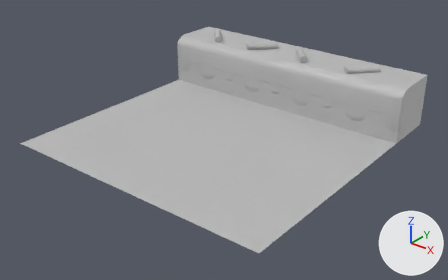
A saved change to the FBX model Assets/3_Scena 3D/Meshes/Tiles/SM_Tile_Wall.fbx.
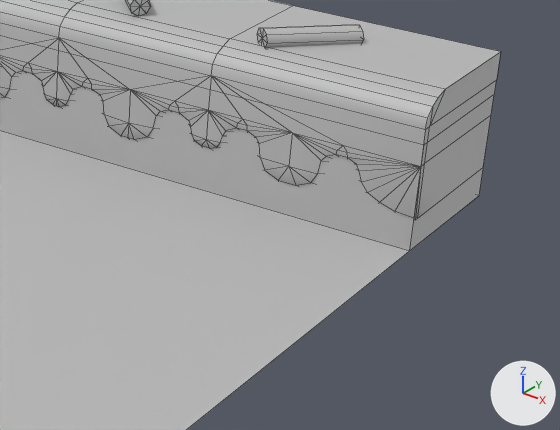
Each version is shown whole from a 50 mm camera at (0.1974, -0.1346, 0.0495) aimed at (0.1432, -0.0669, 0.0075), then close up on the part from 57% to 100% of the width and 20% to 73% of the height. The lights are fixed; the arrows at lower right show +X, +Y and +Z. The close-ups show mesh edges as thin lines. Where no turn or scale is listed for an object, it has been applied to the vertices.

In view in the first close-up: 'SM_Tile_Large1', 'SM_Tile_Large2'.
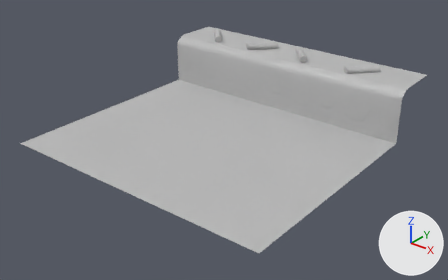
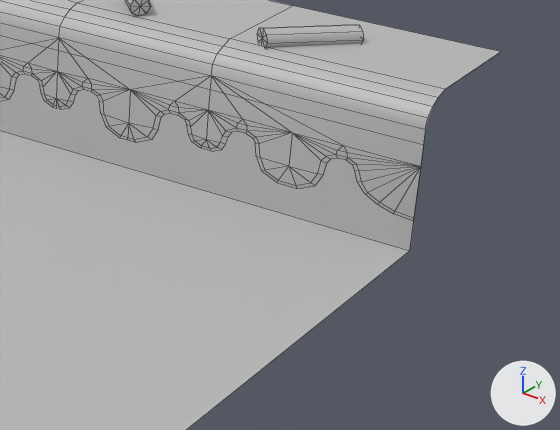
Where the newer file only moved an object's origin or applied its transform, the numbers keep the older frame.

Pixel boxes [x1, y1, x2, y2] of what changed, in the close-ups (560 x 430 px):
'SM_Tile_Large2', reshaped: before [0, 0, 494, 430]; after [0, 0, 424, 430]
'SM_Tile_Large1', reshaped: before [0, 0, 501, 220]; after [0, 0, 501, 221]
part 1 of me_mesh, cut back: before [0, 52, 501, 220]; after [0, 71, 414, 221]
part 2 of me_mesh_001, deleted: before [410, 95, 494, 250]

The change in detail:
me_mesh is used by ob_sm_tile_large1; location (0.11959, -0.04948, 0.01606).
me_mesh had 400 vertices, 412 faces and spanned x 0.0..0.045, y -0.0019..0.0072, z -0.0068..0.0.
me_mesh now has 278 vertices, 282 faces and spans x 0.0..0.045, y -0.0019..0.0072, z -0.0068..0.0.
me_mesh part 1: 225 vertices removed from x 0.0..0.045, y -0.0017..0.0072, z -0.0068..-0.0016; 103 vertices added at x 0.0..0.045, y -0.0019..-0.0018, z -0.0068..-0.0045.
me_mesh no longer uses material mat_lambert1 (grey #bcbcbc).
me_mesh_001 has 82 vertices, 101 faces and spans x 0.0..0.045, y -0.0453..-0.0003, z -0.0086..0.0012.
me_mesh_001 is used by ob_sm_tile_large2; location (0.11959, -0.04195, 0.01606).
Verts and faces of me_mesh_001; kept vertices keep their numbers, new ones are numbered from 82.
Before the commit, vertices of me_mesh_001: 2 (0.045, -0.0003, -0.0086) at pixel (479, 195), 3 (0.0, -0.0003, -0.0086), 4 (0.0, -0.0094, -0.0086), 5 (0.045, -0.0094, -0.0086) at pixel (409, 250), 6 (0.045, -0.0003, -0.0025) at pixel (494, 94).
Before the commit, vertices of me_mesh_001: 7 (0.0, -0.0003, -0.0025), 8 (0.0, -0.0094, -0.0025), 9 (0.045, -0.0094, -0.0025) at pixel (424, 144).
Part 2, on me_mesh_001:
Vertices deleted: 2, 3, 6, 7 (with the faces that use them).
